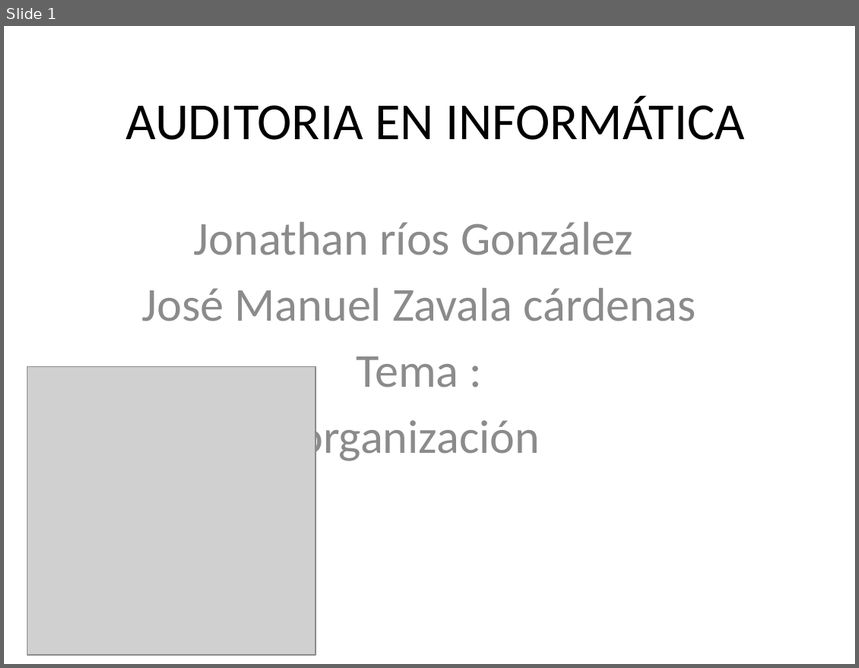
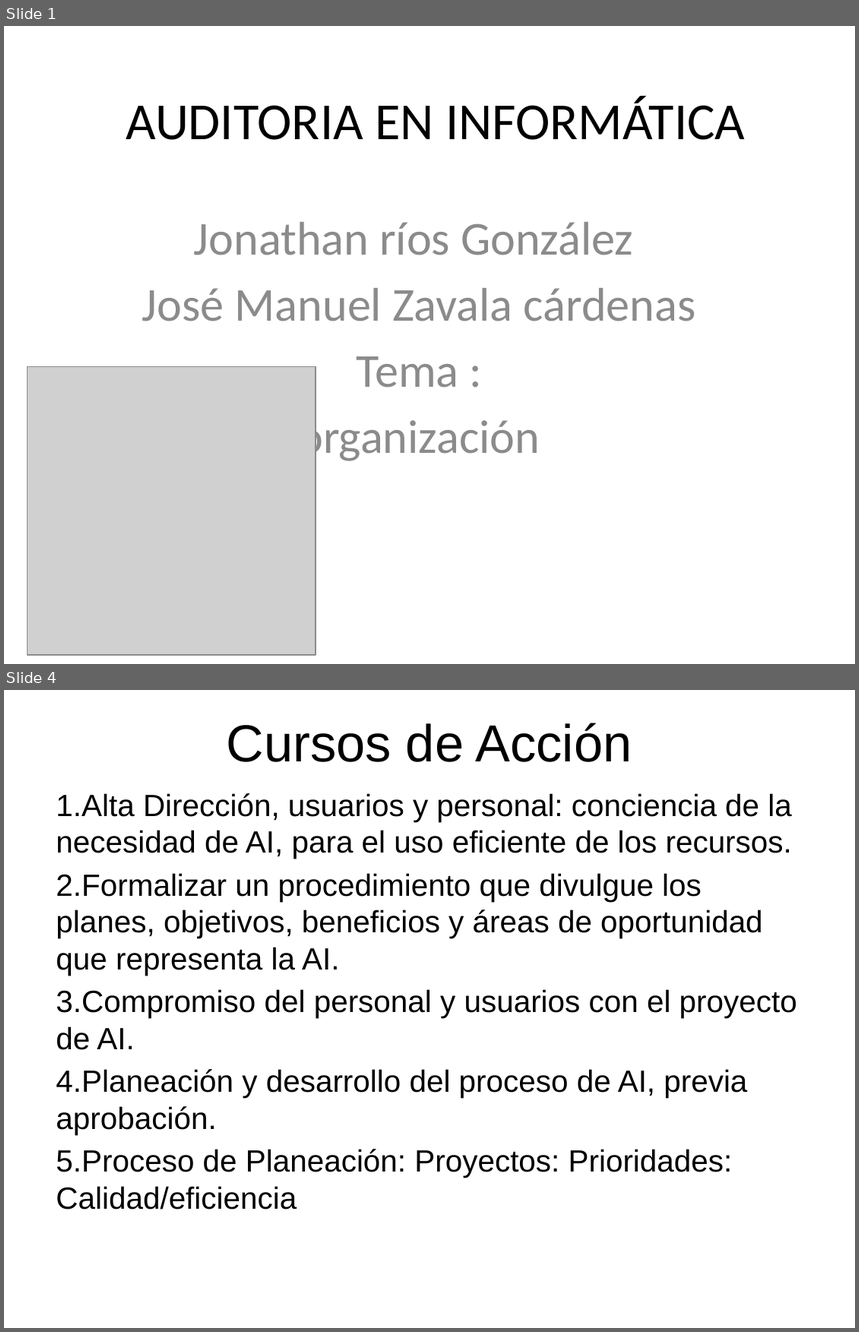
Before and after one commit to lc850/auditoria, a slide deck: unidad III (organizacion).pptx. Shown one above the other, each under a label of ours: slide 1 before the commit, slides 1 and 4 after it; the slides between them are not shown. The pictures are 859x668 and 859x1332 pixels, drawn with LibreOffice and Linux fonts; fonts in the diff are those of the drawing; grey boxes stand for pictures. Boxes give left, top, right and bottom in pixels: in the first picture for what was removed or moved away, otherwise in the second. Text is boxed around its words. In the diff, an @@ line names an element or a change of style, - is before the commit and + after.

```diff
--- a/unidad III (organizacion).pptx
+++ b/unidad III (organizacion).pptx
@@ slide 4 added at (x1=4, y1=690, x2=855, y2=1328), background #FFFFFF @@
@@ title added at (x1=227, y1=723, x2=633, y2=762), 44.1 pt, text #000000 @@
+Cursos de Acción
@@ text added at (x1=56, y1=793, x2=797, y2=1210), 26 pt, text #000000 @@
+1.Alta Dirección, usuarios y personal: conciencia de la necesidad de AI, para el uso eficiente de los recursos.
+2.Formalizar un procedimiento que divulgue los planes, objetivos, beneficios y áreas de oportunidad que representa la AI.
+3.Compromiso del personal y usuarios con el proyecto de AI.
+4.Planeación y desarrollo del proceso de AI, previa aprobación.
+5.Proceso de Planeación: Proyectos: Prioridades: Calidad/eficiencia
```
Also in this commit, not shown: 3 other slides added, 1 other file.
